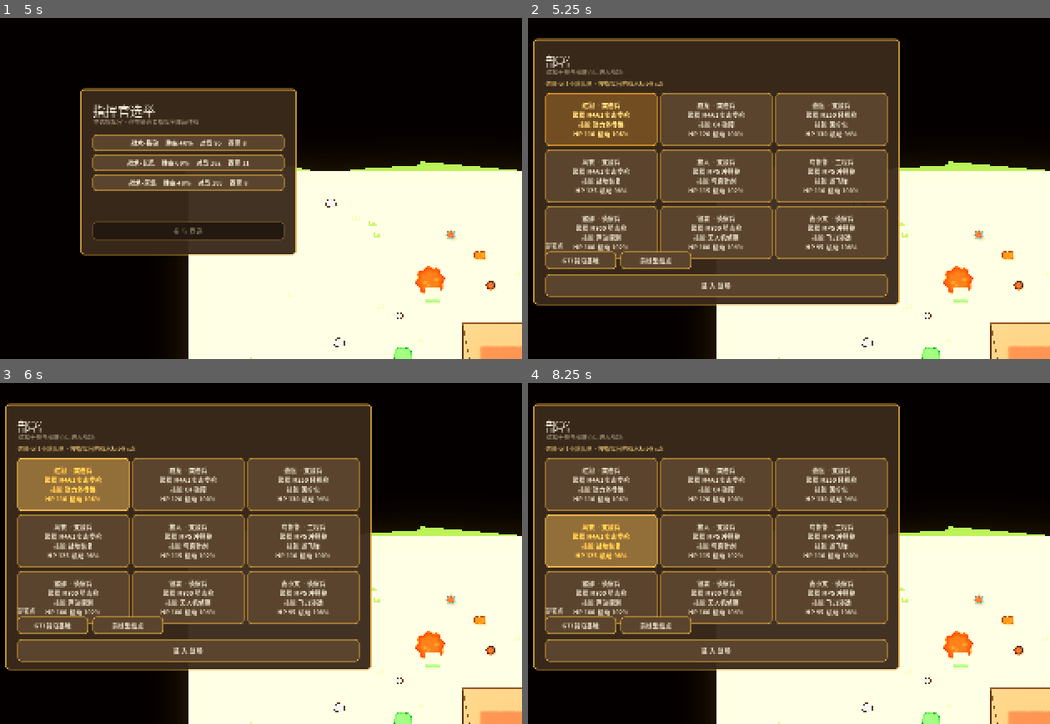
Above: before the commit, frames 1-4 (two rows, left to right).
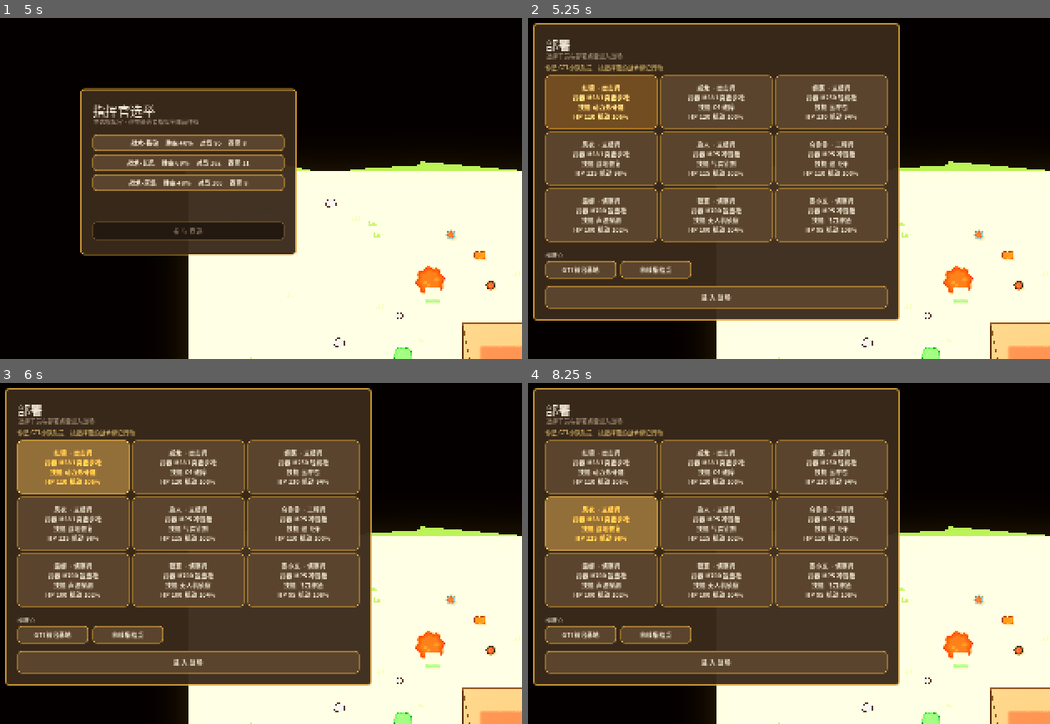
Above: after the commit, the same moments.

Repository: nsdkoo/delta-force-godot
Game: Godot game, scene res://scenes/Main.tscn
Same seed, same stepped clock (60 frames per second), same inputs: the game is played once before the commit and once after it.
Inputs (mouse positions are in pixels of both pictures, inside the frame that each line leads up to):
- Up to frame 1 (5 s): click "战术-铁砧 胜率 40% 对局 95 得票 8" at 0.5 s; click "战术-长风 胜率 69% 对局 162 得票 11" at 1.25 s; click "战术-灰隼 胜率 48% 对局 103 得票 8" at 2 s; click "参 与 竞 选" at 2.75 s; tap Enter at 3.5 s; move the mouse to (334, 154) at 3.52 s; hold D (move_right) 3.53-4.25 s; hold Right mouse button (aim) 3.53-4.25 s; click (334, 154) at 3.67 s; tap Space at 4.25 s; drag from (57, 191) to (156, 246) at 4.27 s
- Up to frame 2 (5.25 s): tap Enter at 5 s; move the mouse to (783, 89) at 5.02 s; hold D (move_right) from 5.03 s (still down); tap B (build_fort) at 5.1 s
- Up to frame 3 (6 s): release D (move_right) at 5.75 s; click "红狼 · 突击兵 武器 M4A1 突击步枪 技能 动力外骨…" at 5.75 s
- Up to frame 4 (8.25 s): click "威龙 · 突击兵 武器 M4A1 突击步枪 技能 C4 破…" at 6.5 s; click "蜂医 · 支援兵 武器 M250 轻机枪 技能 医疗包 H…" at 7.25 s; click "风衣 · 支援兵 武器 M4A1 突击步枪 技能 战地恢复…" at 8 s

Frame 1 is identical in both runs. In frame 2, 27% of the frame differs, in the area x 0-72%, y 1-89%; in frame 3, 28%; in frame 4, 28%.

Commit message:
修掉部署页控件重叠
九宫格是 3 行 x 128 高 + 2 x 8 间距 = 400，从 y=126 开始要到 y=526 才结束；
而「部署点」标签与两个出生点按钮被写死在 486 / 512，直接压在了第三排
（露娜 / 银翼 / 麦小文）上。

改法是把面板从 640 抬到 716，并把下半部分整体下移：
九宫格 126、出生点标签 546、出生点按钮 572、进场按钮 632（高 54）。
以后再加一排干员时，记得同步抬面板高度 —— 这批控件用的是绝对定位，
不会自己撑开。

Diff:
--- a/scripts/main.gd
+++ b/scripts/main.gd
@@ -241,7 +241,11 @@
 # ============================================================ 部署
 func _build_deploy_ui() -> void:
 	MatchState.set_phase(GameConfig.Phase.DEPLOY)
-	var panel := _make_panel("部署", "选择干员与部署点后进入战场", 880.0, 640.0)
+	# 面板高度必须够装下九宫格 + 出生点 + 进场按钮。
+	# 九宫格 3 行 x 128 + 2 x 8 间距 = 400，从 y=126 开始到 y=526 才结束，
+	# 所以出生点那一组只能排在 540 之后 —— 之前把它写死在 486，
+	# 直接压在了第三排（露娜/银翼/麦小文）上
+	var panel := _make_panel("部署", "选择干员与部署点后进入战场", 880.0, 716.0)
 	var role := Label.new()
 	role.text = "你已被票选为 GTI 指挥官 · 按 5/6 放技能、7/8 呼叫重火力、B 架设工事" 		if MatchState.player_is_commander 		else "你是 GTI 小队队员 · 按指挥官的战术标记行动"
 	role.position = Vector2(30, 96)
@@ -253,8 +257,8 @@
 	# 所以同一兵种下必须真的有得选，"职业搭配"才不是一句空话
 	var grid := GridContainer.new()
 	grid.columns = 3
-	grid.position = Vector2(30, 130)
-	grid.size = Vector2(820, 420)
+	grid.position = Vector2(30, 126)
+	grid.size = Vector2(820, 400)
 	grid.add_theme_constant_override("h_separation", 8)
 	grid.add_theme_constant_override("v_separation", 8)
 	panel.add_child(grid)
@@ -284,11 +288,11 @@
 
 	var spawn_label := Label.new()
 	spawn_label.text = "部署点"
-	spawn_label.position = Vector2(30, 486)
+	spawn_label.position = Vector2(30, 546)
 	spawn_label.add_theme_font_size_override("font_size", 14)
 	panel.add_child(spawn_label)
 	var spawn_box := HBoxContainer.new()
-	spawn_box.position = Vector2(30, 512)
+	spawn_box.position = Vector2(30, 572)
 	spawn_box.add_theme_constant_override("separation", 10)
 	panel.add_child(spawn_box)
 	var opts := ["GTI 前沿基地", "前线集结点"]
@@ -303,7 +307,7 @@
 	var go := Button.new()
 	go.text = "进 入 战 场"
 	go.custom_minimum_size = Vector2(820, 54)
-	go.position = Vector2(30, 566)
+	go.position = Vector2(30, 632)
 	go.pressed.connect(func():
 		panel.queue_free()
 		_start_match())
